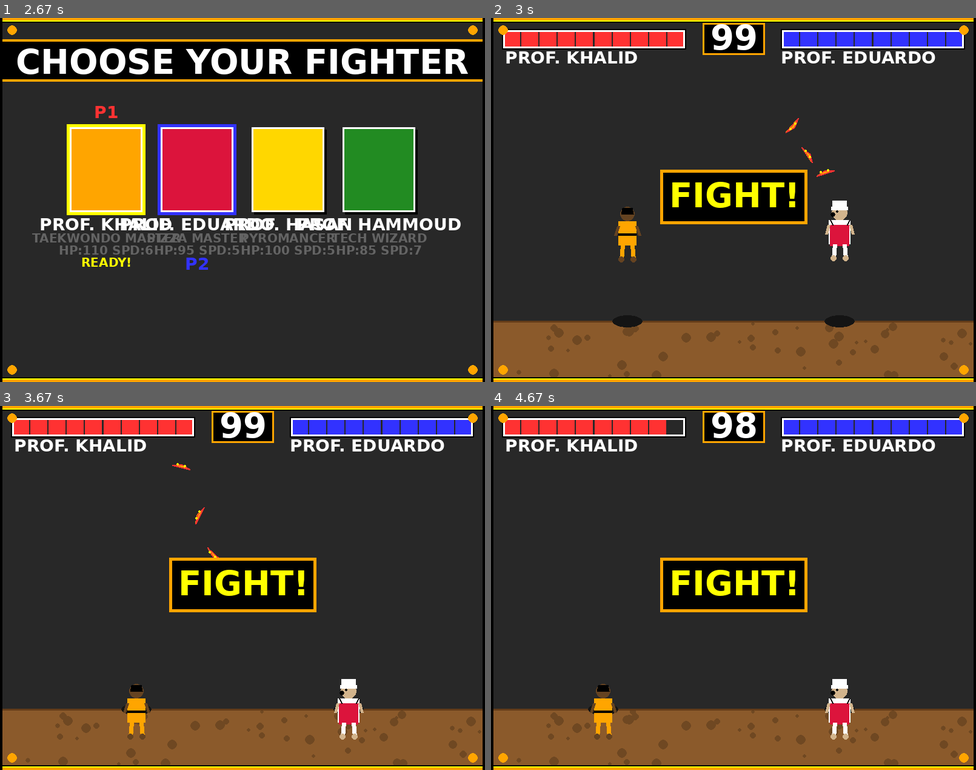
Above: before the commit, frames 1-4 (two rows, left to right).
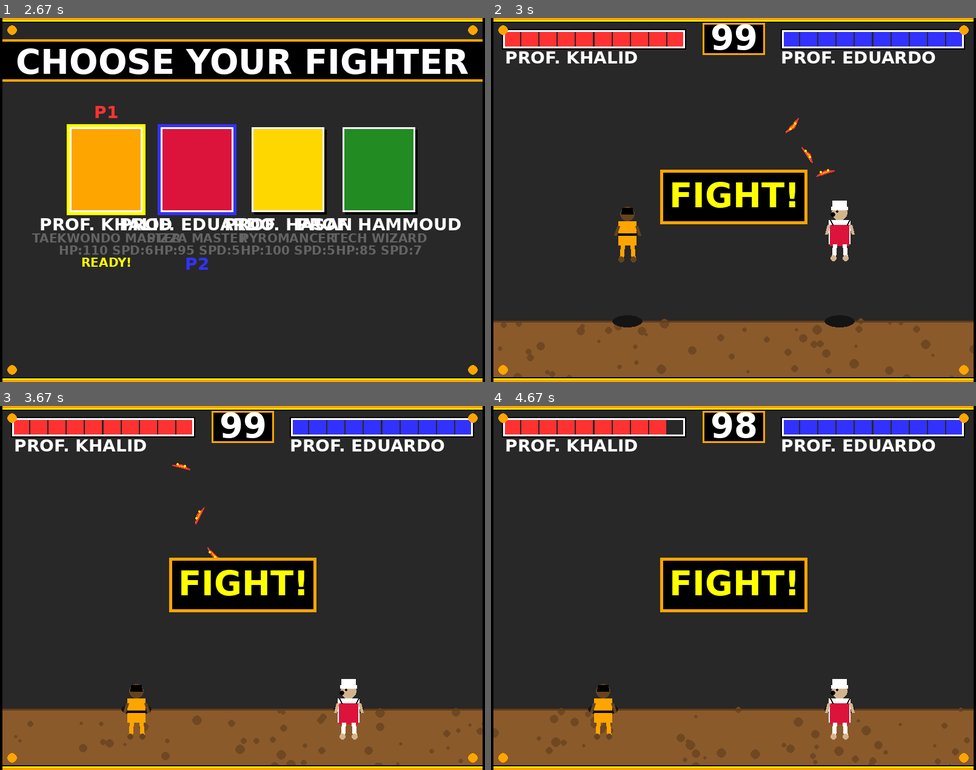
Above: after the commit, the same moments.

Repository: ymh1874/StreetFighter
Game: pygame game, started from main.py
Two runs of this game, one before a commit and one after it. Both use one fixed random seed, a clock stepped at 60 frames per second and the inputs below.
Inputs (mouse positions are in pixels of both pictures, inside the frame that each line leads up to):
- Up to frame 1 (2.67 s): tap Enter at 0.33 s; hold Right 0.67-1.13 s; move the mouse to (223, 214) at 0.7 s; hold Left 1.17-1.7 s; tap J at 1.23, 1.53, 1.8, 2.1, 2.23, 2.53 s; hold Left 1.73-2.13 s; hold Right from 2.17 s (still down); tap 1 at 2.32 s
- Up to frame 2 (3 s): release Right at 2.8 s; tap 0 at 2.83 s
- Up to frame 3 (3.67 s): click (92, 675) at 3.38 s
- Up to frame 4 (4.67 s): tap W at 3.67 s; click (912, 715) at 4.05 s; click (791, 620) at 4.38 s

Frame 1 is identical in both runs. In frame 2, 1.8% of the frame differs, in the area x 1-100%, y 82-99%; in frame 3, 1.6%; in frame 4, 1.7%.

Commit message:
Code review feedback addressed - performance improvements and bug fixes
Co-authored-by: ymh1874 <193624725+ymh1874@users.noreply.github.com>

Diff:
--- a/combat.py
+++ b/combat.py
@@ -224,6 +224,8 @@
 
 
 # Character-specific combo definitions
+# NOTE: These combo strings are defined for future enhancement
+# They can be implemented to provide bonus damage when specific attack sequences are performed
 COMBO_STRINGS = {
     'PROF. KHALID': {
         'tornado_kick': {
--- a/config.py
+++ b/config.py
@@ -97,6 +97,7 @@
     'light_kick': {'startup': 4, 'active': 3, 'recovery': 6, 'total': 13, 'can_move_early': True},
     'heavy_kick': {'startup': 10, 'active': 5, 'recovery': 18, 'total': 33, 'can_move_early': False},
     'special': {'startup': 12, 'active': 10, 'recovery': 20, 'total': 42, 'can_move_early': False},
+    # NOTE: Block and dash below are reserved for future implementation
     'block': {'startup': 5, 'active': -1, 'recovery': 3, 'total': -1, 'can_move_early': True},
     'dash': {'startup': 2, 'active': 8, 'recovery': 5, 'total': 15, 'can_move_early': True},
 }
--- a/drawing.py
+++ b/drawing.py
@@ -244,8 +244,13 @@
     pygame.draw.rect(surface, c.BLACK, glass_rect, 1)
     # Lens
     pygame.draw.rect(surface, c.WHITE, (head_x + glass_offset - 4, head_y - 3, 8, 4))
-    # Bridge
-    pygame.draw.line(surface, c.BLACK, (head_x + glass_offset - 5, head_y - 1), (head_x - glass_offset + 5, head_y - 1), 1)
+    # Bridge (connect left and right sides)
+    if facing_right:
+        pygame.draw.line(surface, c.BLACK, (head_x + glass_offset - 5, head_y - 1),
+                        (head_x - 5, head_y - 1), 1)
+    else:
+        pygame.draw.line(surface, c.BLACK, (head_x + glass_offset + 5, head_y - 1),
+                        (head_x + 5, head_y - 1), 1)
 
     # Eyes behind glasses
     pygame.draw.circle(surface, c.BLACK, (head_x + glass_offset, head_y - 1), 1)
--- a/entities.py
+++ b/entities.py
@@ -2,6 +2,7 @@
 import math
 import config as c
 from combat import FrameData, CombatSystem, SpecialMoveData
+import drawing
 
 class Particle:
     """Simple hit particle effect"""
@@ -512,8 +513,6 @@
         self.animation_frame += 1
 
     def draw(self, surface):
-        import drawing
-
         # Shadow
         pygame.draw.ellipse(surface, (20,20,20), (self.rect.centerx - 25, c.FLOOR_Y - 10, 50, 20))
 
--- a/game.py
+++ b/game.py
@@ -71,6 +71,10 @@
         self.hit_effects = []  # Comic book hit effects
         self.ko_slowdown = False
         self.slowdown_timer = 0
+
+        # Set random seed for consistent ground texture
+        import random
+        random.seed(42)
 
         # Game state management
         self.state = "MAIN_MENU"  # Current game state
@@ -693,9 +697,8 @@
         dirt_floor = pygame.Rect(0 + shake_x, c.FLOOR_Y + shake_y, c.SCREEN_WIDTH, c.SCREEN_HEIGHT - c.FLOOR_Y)
         pygame.draw.rect(self.screen, c.DIRT_BROWN, dirt_floor)
 
-        # Add subtle texture with random darker spots
+        # Add subtle texture with random darker spots (using consistent seed from __init__)
         import random
-        random.seed(42)  # Consistent texture
         for _ in range(50):
             spot_x = random.randint(0, c.SCREEN_WIDTH)
             spot_y = random.randint(c.FLOOR_Y, c.SCREEN_HEIGHT)
